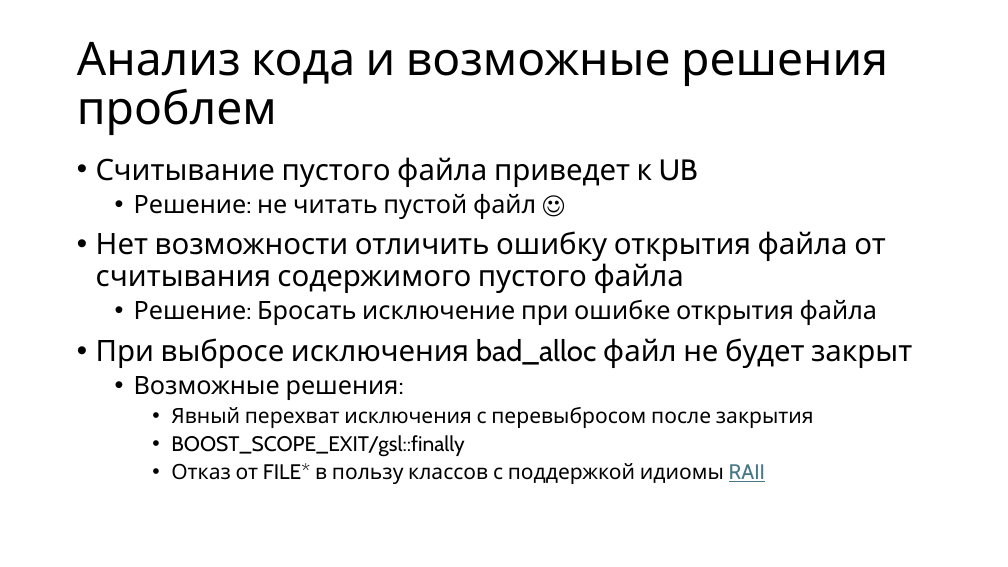
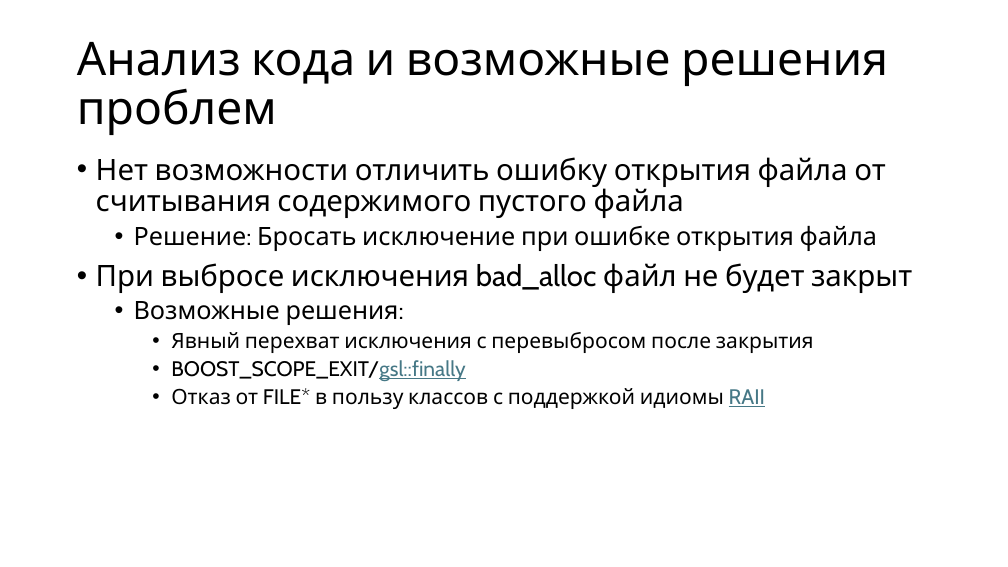
Before and after one commit to alexey-malov/oop, a slide deck: slide 52 of lectures/05/Обработка ошибок и исключительных ситуаций.pptx. Drawn at 1008x567 pixels with LibreOffice and Linux fonts; fonts in the diff are those of the drawing. Boxes give left, top, right and bottom in pixels: in the first picture for what was removed or moved away, otherwise in the second. Text is boxed around its words. In the diff, an @@ line names an element or a change of style, - is before the commit and + after.

```diff
--- a/lectures/05/Обработка ошибок и исключительных ситуаций.pptx
+++ b/lectures/05/Обработка ошибок и исключительных ситуаций.pptx
@@ text at (96, 157, 698, 219): paragraphs removed @@
-• Считывание пустого файла приведет к UB
-  • Решение: не читать пустой файл ☺
@@ text at (171, 360, 465, 381): text colour #000000 to #467886, underline on in "BOOST_SCOPE_EXIT/gsl::finally" @@
```
Also in this commit, not shown: 4 other slides changed, 4 slides added, 4 other files.
